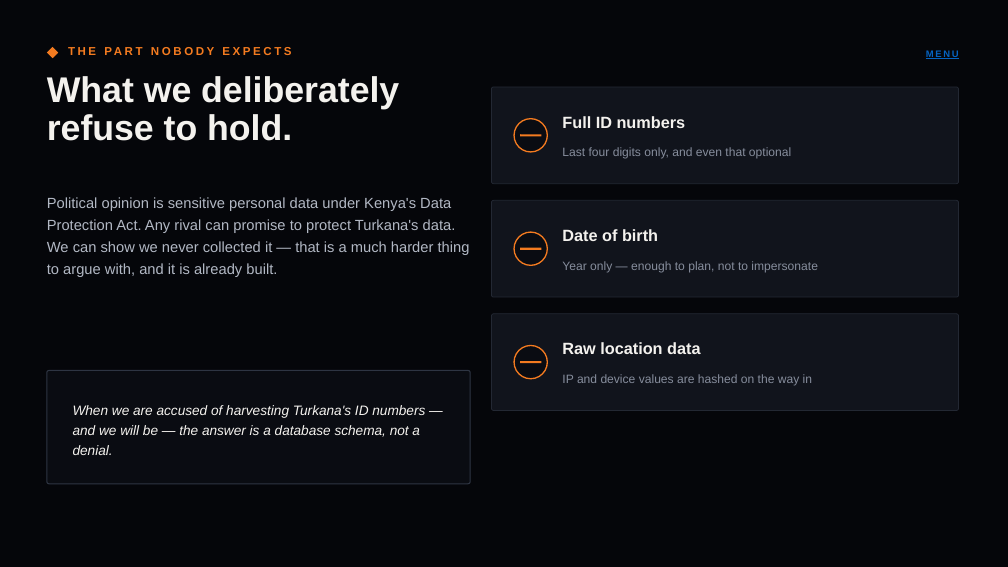
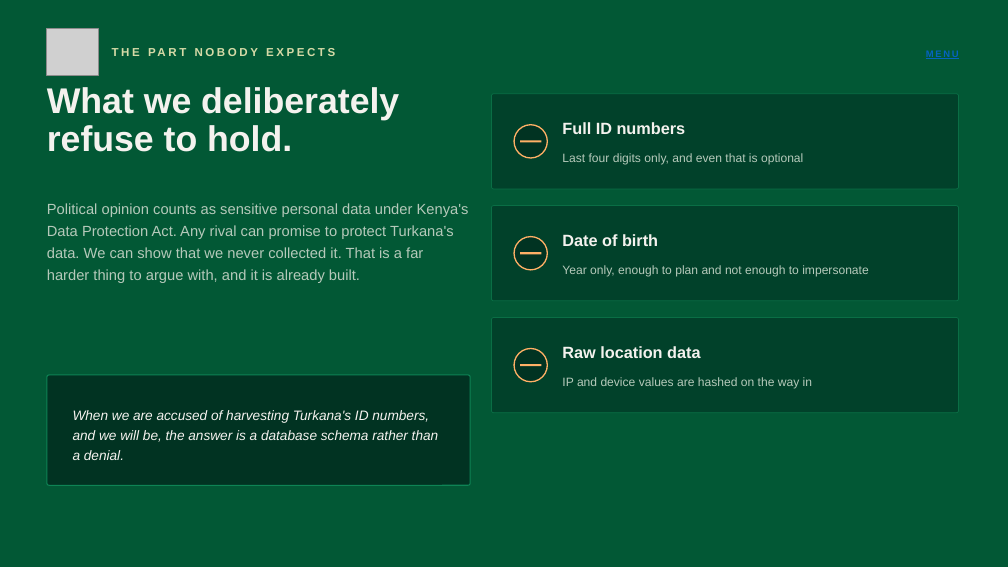
Before and after one commit to breezy-ke/Jarvis-, a slide deck: slide 10 of akiyar/docs/turkana-board-deck.pptx. Drawn at 1008x567 pixels with LibreOffice and Linux fonts; fonts in the diff are those of the drawing; grey boxes stand for pictures. Boxes give left, top, right and bottom in pixels: in the first picture for what was removed or moved away, otherwise in the second. Text is boxed around its words. In the diff, an @@ line names an element or a change of style, - is before the commit and + after.

```diff
--- a/akiyar/docs/turkana-board-deck.pptx
+++ b/akiyar/docs/turkana-board-deck.pptx
@@ background #05060A to #025835 @@
@@ picture added at (x1=47, y1=29, x2=98, y2=76) @@
@@ diamond removed at (x1=47, y1=47, x2=58, y2=58) @@
@@ text "THE PART NOBODY EXPECTS" moved from (x1=68, y1=38, x2=673, y2=64) to (x1=112, y1=39, x2=717, y2=65) @@
@@ text "THE PART NOBODY EXPECTS" at (x1=112, y1=39, x2=717, y2=65): text colour #F47B20 to #D6DAA7 @@
@@ text "What we deliberately" moved from (x1=47, y1=76, x2=399, y2=141) to (x1=47, y1=87, x2=399, y2=152) @@
@@ 4 rounded rectangles, 3 texts, 3 lines, 2 ellipses moved together from (x1=47, y1=87, x2=959, y2=484) to (x1=47, y1=94, x2=959, y2=485) @@
@@ fill #11141C to #01412A; outline #232833 0.75 pt to #0A6E45 0.75 pt; proportions changed in 3 elements at (x1=492, y1=318, x2=959, y2=413), (x1=492, y1=206, x2=959, y2=301), (x1=492, y1=94, x2=959, y2=189) @@
@@ fill #0A0C12 to #013322; outline #F47B20 1.25 pt to #FFB066 1.25 pt in 3 elements at (x1=514, y1=349, x2=547, y2=382), (x1=514, y1=237, x2=547, y2=270), (x1=514, y1=125, x2=547, y2=158) @@
@@ line (520, 141) - (541, 141): stroke #F47B20 2 pt to #FFB066 2 pt @@
@@ text at (x1=562, y1=153, x2=803, y2=165): text changed; text colour #868D9C to #B5C9BA @@
-Last four digits only, and even that optional
+Last four digits only, and even that is optional
@@ text at (x1=47, y1=203, x2=469, y2=283): text changed; text colour #B2B8C4 to #B5C9BA @@
-Political opinion is sensitive personal data under Kenya's Data Protection Act. Any rival can promise to protect Turkana's data. We can show we never collected it — that is a much harder thing to argue with, and it is already built.
+Political opinion counts as sensitive personal data under Kenya's Data Protection Act. Any rival can promise to protect Turkana's data. We can show that we never collected it. That is a far harder thing to argue with, and it is already built.
@@ line (520, 253) - (541, 253): stroke #F47B20 2 pt to #FFB066 2 pt @@
@@ text at (x1=562, y1=265, x2=869, y2=277): text changed; text colour #868D9C to #B5C9BA @@
-Year only — enough to plan, not to impersonate
+Year only, enough to plan and not enough to impersonate
@@ rounded rectangle at (x1=47, y1=375, x2=470, y2=485): fill #0A0C12 to #013322; outline #2E3543 1 pt to #0E8455 1 pt; proportions changed @@
@@ line (520, 365) - (541, 365): stroke #F47B20 2 pt to #FFB066 2 pt @@
@@ text "IP and device values are ..." at (x1=562, y1=377, x2=812, y2=389): text colour #868D9C to #B5C9BA @@
@@ text at (x1=73, y1=410, x2=439, y2=460): text changed @@
-When we are accused of harvesting Turkana's ID numbers — and we will be — the answer is a database schema, not a denial.
+When we are accused of harvesting Turkana's ID numbers, and we will be, the answer is a database schema rather than a denial.
```
Also in this commit, not shown: 12 other slides changed, 10 other files.
